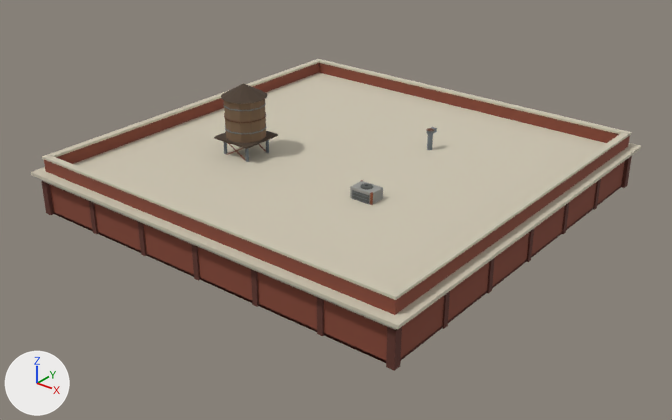
One commit to the glTF model assets/models/buildings/tw_brick_24_crown.glb: the scene before it, then after it.
Rendered twice from a 50 mm camera at (30.7, -39.3, 23.5) aimed at (0.6, -1.7, 0.1). Every picture has the same lights, and +X, +Y and +Z are marked at lower left. The picture after the commit comes second. Vertices at exactly the same position are counted once.

Before the edit, the objects in view are built like this:
```python
me_tw_brick_24_crown = bpy.data.meshes.new('tw_brick_24_crown')
me_tw_brick_24_crown.from_pydata(...)  # 729 vertices, 1162 faces; spans x -12.6..12.6, y -12.6..12.6, z 0.0..6.9
# faces by material slot: [478, 72, 612]
me_tw_brick_24_crown.materials.append(mat_palette)  # picture img_palette
me_tw_brick_24_crown.materials.append(mat_palette_b)  # picture img_palette_b
me_tw_brick_24_crown.materials.append(mat_palette_c)  # picture img_palette_c
ob_tw_brick_24_crown = bpy.data.objects.new('tw_brick_24_crown', me_tw_brick_24_crown)
ob_tw_brick_24_crown.location = (0.0, 0.0, 0.0)
```
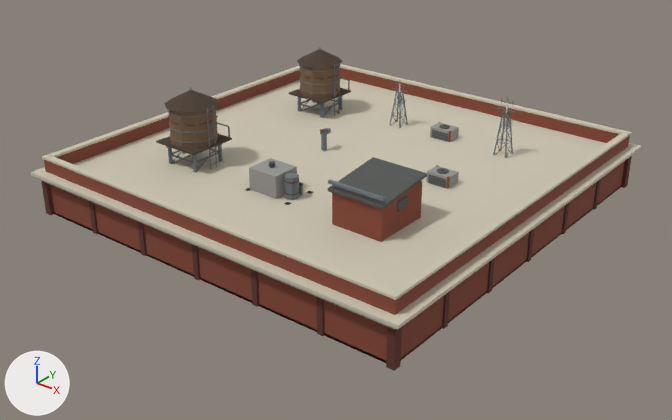
The change in detail:
me_tw_brick_24_crown is used by ob_tw_brick_24_crown; location (0.0, 0.0, 0.0).
me_tw_brick_24_crown had 729 vertices, 1162 faces and spanned x -12.6..12.6, y -12.6..12.6, z 0.0..6.9.
me_tw_brick_24_crown now has 2508 vertices, 3932 faces and spans x -12.6..12.6, y -12.6..12.6, z 0.0..7.1.
me_tw_brick_24_crown part 1: the loose piece of 8 vertices spanning x -6.0..-5.8, y -3.9..-3.8, z 2.4..3.6 is moved by (-1.5, -2.9, 0.1).
me_tw_brick_24_crown part 2: the loose piece of 8 vertices spanning x -4.2..-4.1, y -3.9..-3.8, z 2.4..3.6 is moved by (-3.2, -0.9, 0.1).
me_tw_brick_24_crown part 3: a new loose piece, a box spanning x -5.48..-5.32, y -6.88..-6.72, z 2.52..3.75, in mat_palette (picture img_palette).
me_tw_brick_24_crown part 4: a new loose piece, a box spanning x -5.48..-5.32, y -4.88..-4.72, z 2.52..3.75, in mat_palette (picture img_palette).
me_tw_brick_24_crown part 5: a new loose piece, a box spanning x -7.399..-5.401, y -6.839..-6.759, z 3.102..3.182, in mat_palette (picture img_palette).
me_tw_brick_24_crown part 6: a new loose piece, a box spanning x -5.441..-5.361, y -6.799..-4.801, z 3.102..3.182, in mat_palette (picture img_palette).
me_tw_brick_24_crown part 7: a new loose piece, a box spanning x -7.9..-4.9, y -7.3..-4.3, z 3.89..3.99, in mat_palette (picture img_palette).
me_tw_brick_24_crown part 8: a new loose piece, a 10-sided cylinder along z spanning x -7.8..-5.1, y -7.1..-4.5, z 4.0..6.1, in mat_palette (picture img_palette).
me_tw_brick_24_crown part 9: a new loose piece, a 10-sided cut cone along z (radius 1.53 at the low end, 0.06 at the high end) spanning x -7.93..-4.87, y -7.26..-4.34, z 6.14..6.92, in mat_palette (picture img_palette).
me_tw_brick_24_crown part 10: a new loose piece, a 10-sided cylinder along z spanning x -7.78..-5.02, y -7.112..-4.488, z 4.291..4.351, in mat_palette (picture img_palette).
me_tw_brick_24_crown part 11: a new loose piece, a 10-sided cylinder along z spanning x -7.78..-5.02, y -7.112..-4.488, z 4.893..4.953, in mat_palette (picture img_palette).
me_tw_brick_24_crown part 12: a new loose piece, a 10-sided cylinder along z spanning x -7.78..-5.02, y -7.112..-4.488, z 5.796..5.856, in mat_palette (picture img_palette).
me_tw_brick_24_crown part 13: a new loose piece, a box spanning x -4.975..-4.925, y -6.045..-5.995, z 2.4..6.24, in mat_palette (picture img_palette).
me_tw_brick_24_crown part 14: a new loose piece, a box spanning x -4.975..-4.925, y -5.605..-5.555, z 2.4..6.24, in mat_palette (picture img_palette).
me_tw_brick_24_crown part 15: 38 loose pieces with 401 vertices, spanning x -6.4..4.9, y -4.3..4.6, z 2.4..6.9, are deleted.
me_tw_brick_24_crown part 16: 8 vertices removed from x 3.5..4.9, y -4.1..-3.1, z 2.4..3.2; 1913 vertices added at x -7.9..7.9, y -7.3..6.9, z 2.4..6.9.
Other edits to the shape of me_tw_brick_24_crown do not show in these pictures.

Pixel boxes (x1, y1, x2, y2) of what changed, in the pictures (672 x 420 px; the box of a moved part takes in the faces that stretch with it):
'tw_brick_24_crown', reshaped: before (31, 59, 641, 371); after (31, 47, 641, 371)
part 1 of me_tw_brick_24_crown, moved or reshaped (mostly hidden): before (224, 142, 228, 155); after (168, 148, 173, 164)
part 2 of me_tw_brick_24_crown, moved or reshaped (not visible afterwards): before (245, 148, 249, 162)
part 3 of me_tw_brick_24_crown, added (mostly hidden): after (192, 154, 197, 173)
part 4 of me_tw_brick_24_crown, added: after (218, 144, 223, 162)
part 5 of me_tw_brick_24_crown, added: after (171, 154, 193, 163)
part 6 of me_tw_brick_24_crown, added: after (197, 152, 220, 163)
part 7 of me_tw_brick_24_crown, added (brown): after (156, 134, 232, 155)
part 8 of me_tw_brick_24_crown, added (brown): after (168, 106, 218, 148)
part 9 of me_tw_brick_24_crown, added (brown): after (165, 90, 219, 113)
part 10 of me_tw_brick_24_crown, added: after (170, 133, 218, 143)
part 11 of me_tw_brick_24_crown, added: after (169, 124, 217, 133)
part 12 of me_tw_brick_24_crown, added: after (168, 109, 217, 118)
part 13 of me_tw_brick_24_crown, added: after (206, 108, 212, 170)
part 14 of me_tw_brick_24_crown, added: after (212, 106, 217, 167)
part 15 of me_tw_brick_24_crown, deleted: before (214, 83, 437, 205)
part 16 of me_tw_brick_24_crown, built on: before (350, 181, 383, 204); after (167, 47, 516, 242)
